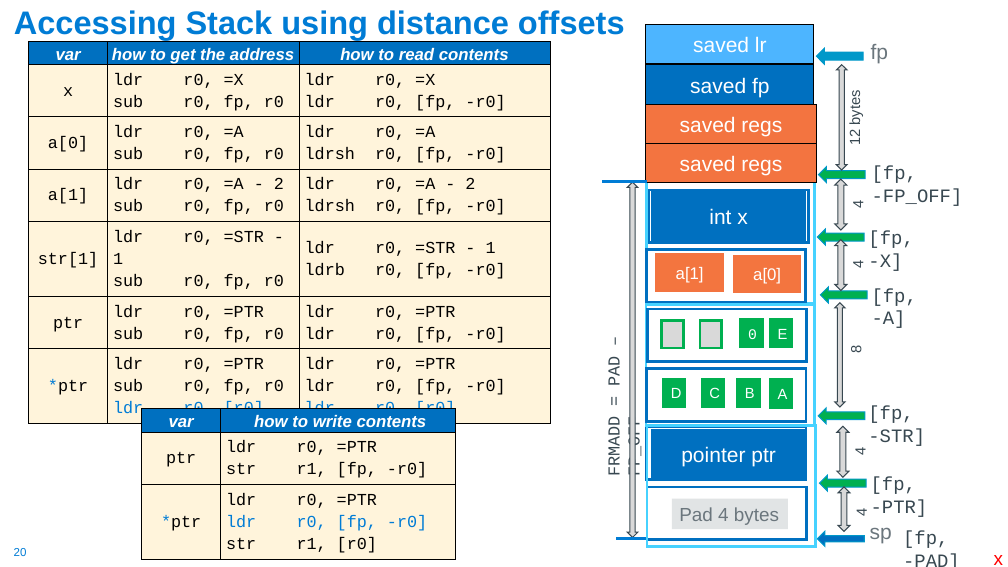
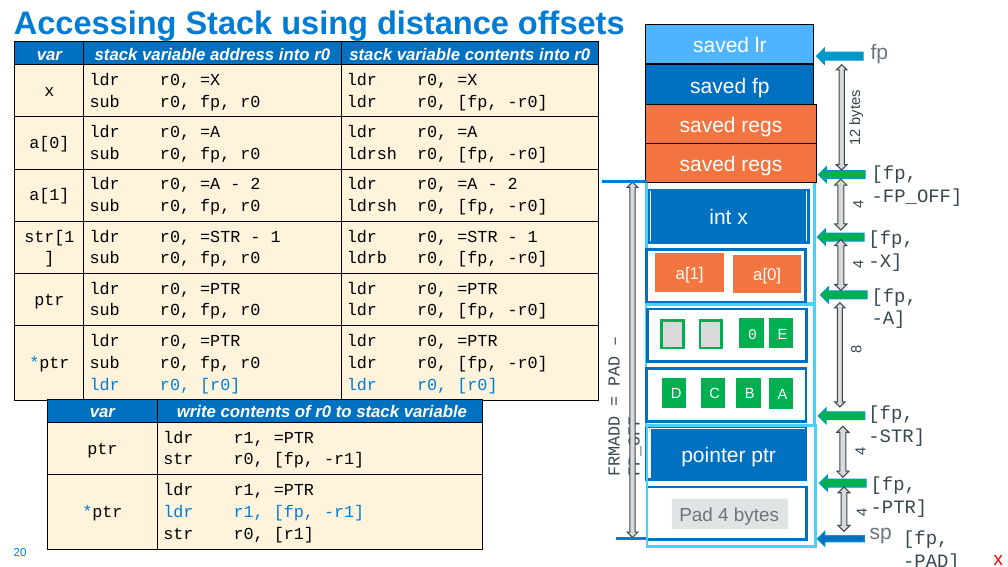
Before and after one commit to cse30-fa22/Muller_CSE30_Lecture_Slides, a slide deck: slide 20 of 10_Assm_Part5.pptx. Drawn at 1008x567 pixels with LibreOffice and Linux fonts; fonts in the diff are those of the drawing. Boxes give left, top, right and bottom in pixels: in the first picture for what was removed or moved away, otherwise in the second. Text is boxed around its words. In the diff, an @@ line names an element or a change of style, - is before the commit and + after.

```diff
--- a/10_Assm_Part5.pptx
+++ b/10_Assm_Part5.pptx
@@ table at (15, 42, 599, 398) @@
-row 1, column 2: how to get the address
+row 1, column 2: stack variable address into r0
-row 1, column 3: how to read contents
+row 1, column 3: stack variable contents into r0
@@ table: place and size @@
-table at (29, 42, 550, 423)
+table at (15, 42, 599, 398)
@@ table at (47, 399, 482, 547) @@
-row 1, column 2: how to write contents
+row 1, column 2: write contents of r0 to stack variable
-row 2, column 2: ldr r0, =PTR / str r1, [fp, -r0]
+row 2, column 2: ldr r1, =PTR / str r0, [fp, -r1]
-row 3, column 2: ldr r0, =PTR / ldr r0, [fp, -r0] / str r1, [r0]
+row 3, column 2: ldr r1, =PTR / ldr r1, [fp, -r1] / str r0, [r1]
@@ table: place and size @@
-table at (142, 409, 456, 557)
+table at (47, 399, 482, 547)
```
Also in this commit, not shown: 2 other slides changed, 2 slides added, 1 other file.
